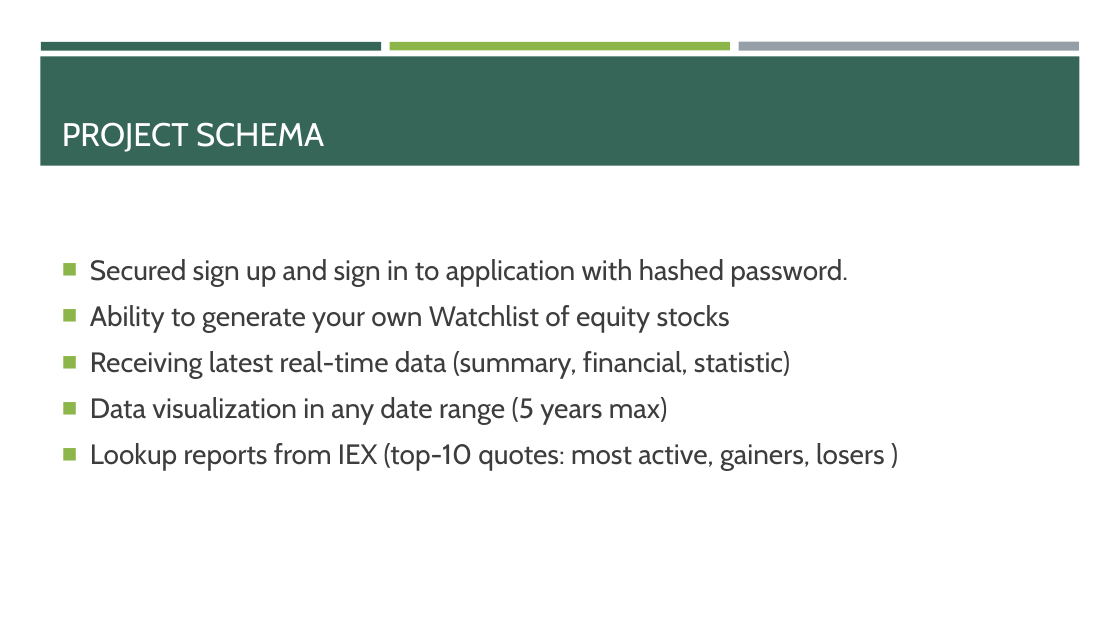
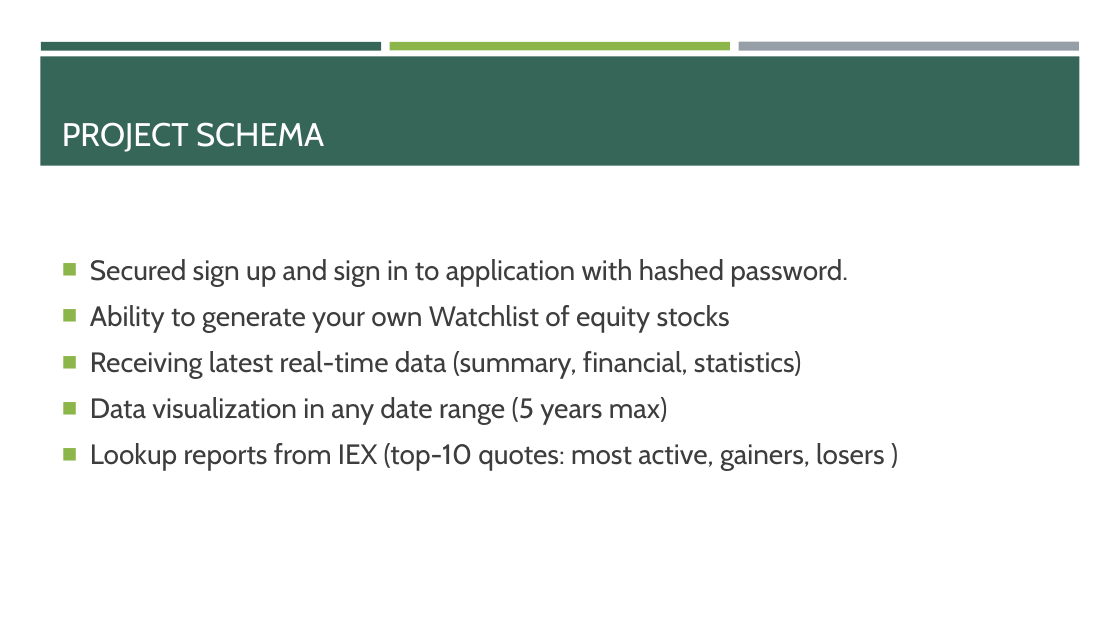
Before and after one commit to yasenvit/EquityWatchlistEcho, a slide deck: slide 3 of README EquityWatchlist.pptx. Drawn at 1120x630 pixels with LibreOffice and Linux fonts; fonts in the diff are those of the drawing. Boxes give left, top, right and bottom in pixels: in the first picture for what was removed or moved away, otherwise in the second. Text is boxed around its words. In the diff, an @@ line names an element or a change of style, - is before the commit and + after.

```diff
--- a/README EquityWatchlist.pptx
+++ b/README EquityWatchlist.pptx
@@ text at (90, 351, 801, 378): text changed @@
-■ Receiving latest real-time data (summary, financial, statistic)
+■ Receiving latest real-time data (summary, financial, statistics)
```
Also in this commit, not shown: 3 other slides changed, 2 slides added, 13 other files.
